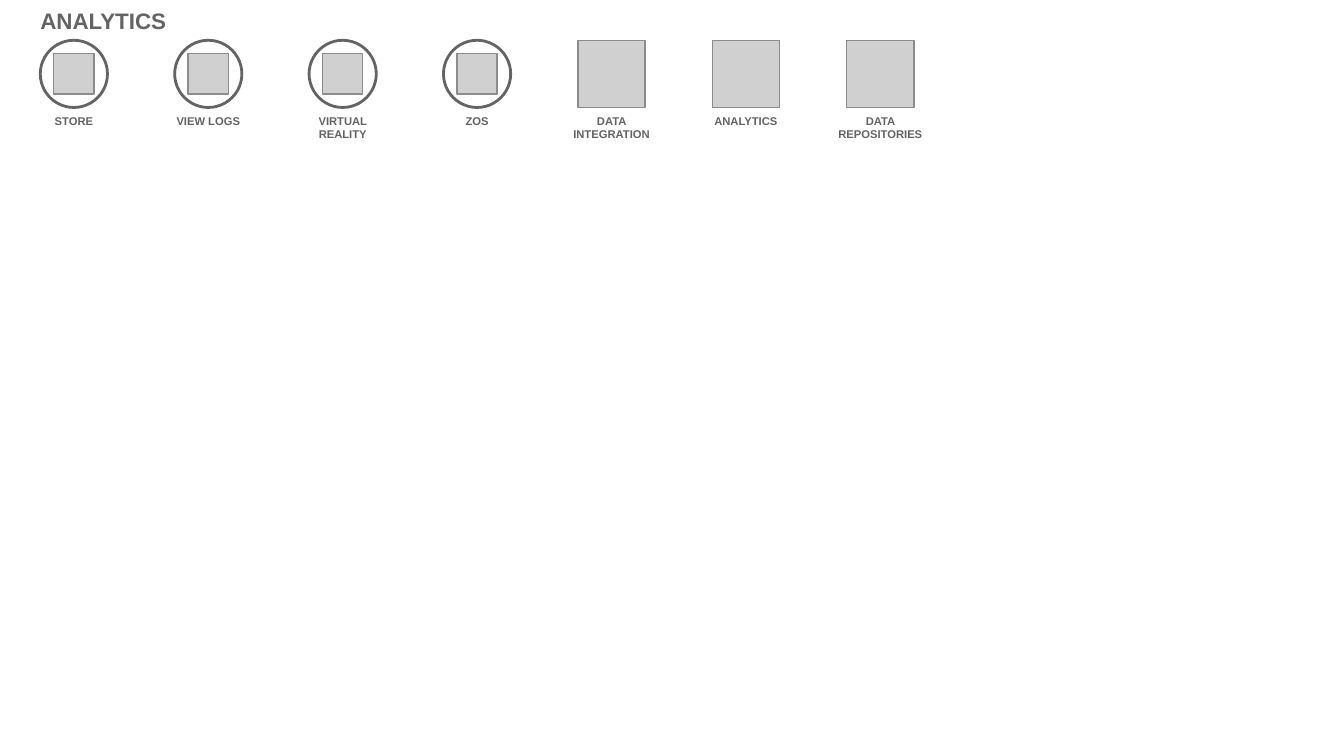
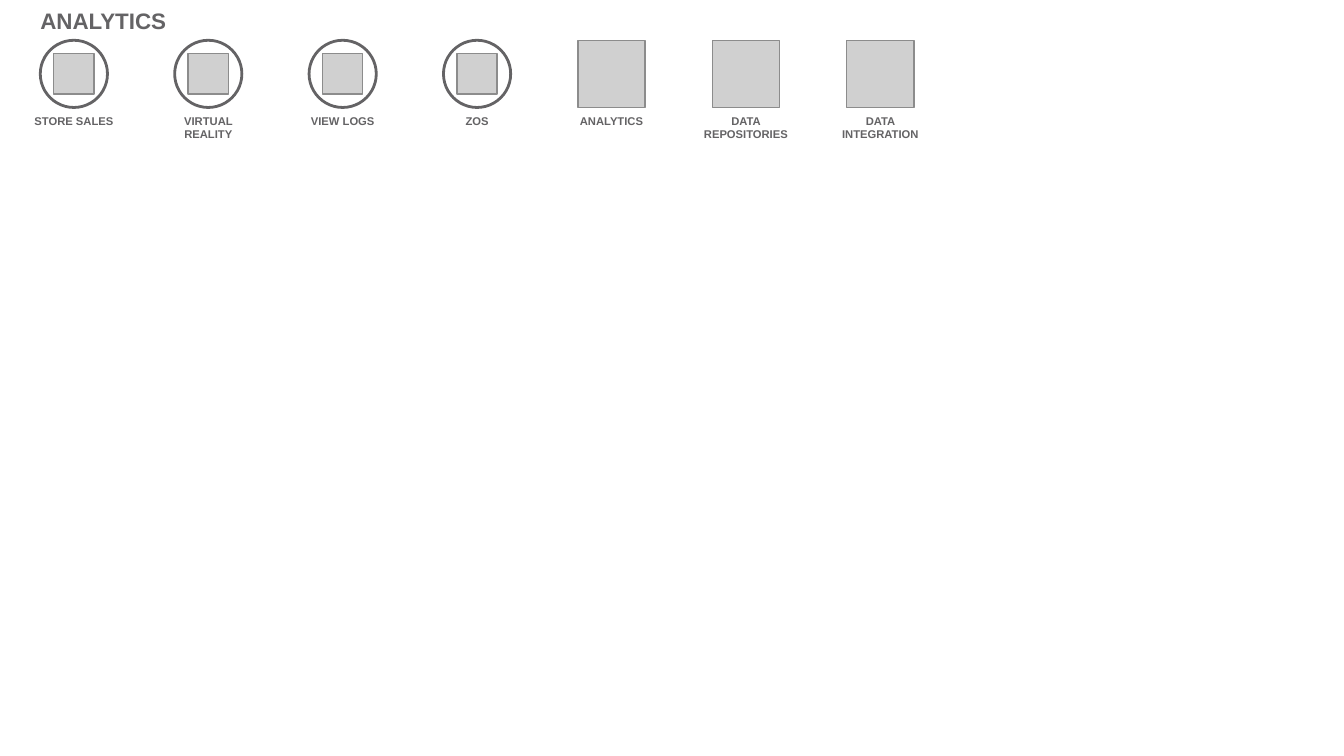
Before and after one commit to l2fprod/myarchitecture, a slide deck: slide 13 of mycatalog-architecture-diagram-template.pptx. Drawn at 1344x756 pixels with LibreOffice and Linux fonts; fonts in the diff are those of the drawing; grey boxes stand for pictures. Boxes give left, top, right and bottom in pixels: in the first picture for what was removed or moved away, otherwise in the second. Text is boxed around its words. In the diff, an @@ line names an element or a change of style, - is before the commit and + after.

```diff
--- a/mycatalog-architecture-diagram-template.pptx
+++ b/mycatalog-architecture-diagram-template.pptx
@@ text at (34,117,113,125): text changed @@
-STORE
+STORE SALES
@@ text "VIRTUAL REALITY": place and size @@
-text "VIRTUAL REALITY" at (319,117,368,138)
+text "VIRTUAL REALITY" at (184,117,233,138)
@@ text "VIEW LOGS": place and size @@
-text "VIEW LOGS" at (177,117,240,125)
+text "VIEW LOGS" at (311,117,375,125)
@@ text "ANALYTICS": place and size @@
-text "ANALYTICS" at (714,117,777,125)
+text "ANALYTICS" at (580,117,643,125)
@@ text at (704,117,788,138): text changed @@
-DATA INTEGRATION
+DATA REPOSITORIES
@@ text at (842,117,918,138): text changed @@
-DATA REPOSITORIES
+DATA INTEGRATION
```
Also in this commit, not shown: 13 other slides changed.
